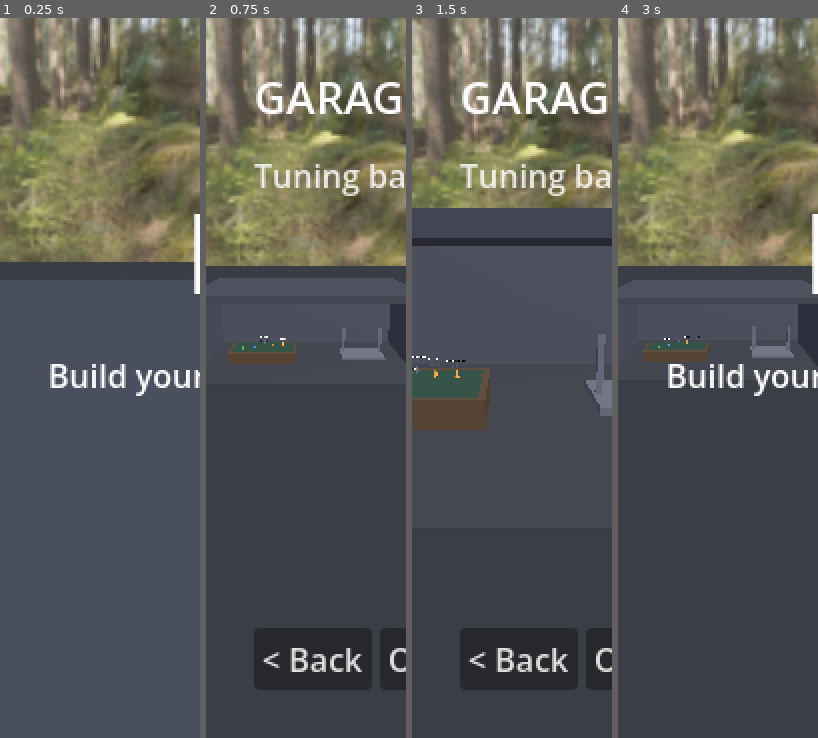
Above: before the commit, frames 1-4 (left to right).
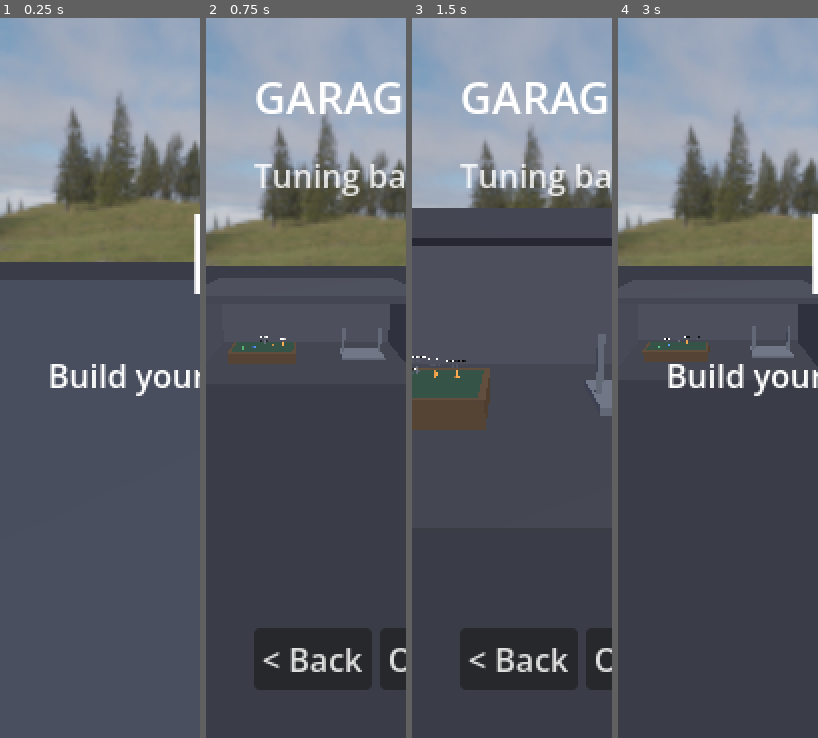
Above: after the commit, the same moments.

Repository: felixxwu/TAPPA
Game: Godot game, scene res://hq.tscn
Same seed, same stepped clock (60 frames per second), same inputs: the game is played once before the commit and once after it.
Inputs (mouse positions are in pixels of both pictures, inside the frame that each line leads up to):
- Up to frame 1 (0.25 s): no input
- Up to frame 2 (0.75 s): tap Enter (menu_select) at 0.5 s; move the mouse to (350, 342) at 0.52 s; hold Right (menu_right) from 0.53 s (still down); tap C (cycle_camera) at 0.6 s; click (350, 342) at 0.67 s
- Up to frame 3 (1.5 s): release Right (menu_right) at 1.25 s; drag from (472, 414) to (502, 522) at 1.27 s
- Up to frame 4 (3 s): tap R (reset_car) at 2 s; move the mouse to (738, 219) at 2.02 s; hold Right (menu_right) 2.03-2.75 s; tap T (toggle_gearbox) at 2.1 s; click "< Back" at 2.75 s

The runs differ from the first frame. In frame 1, 28% of the frame differs, in the area x 0-100%, y 0-34%; in frame 2, 28%; in frame 3, 24%; in frame 4, 29%, in the area x 0-100%, y 0-35%.

Commit message:
Swap skybox to an open alpine sky
Replace the dense forest-interior panorama with an open alpine sky (CC0 Poly
Haven immenstadter_horn via the drei-assets GitHub mirror; tonemapped to LDR
textures/sky_alpine.png) — a cloudy sky dome with a pine treeline + distant
peaks that sits more naturally above the 3D terrain. Fog colour re-matched to
its horizon (0.311, 0.315, 0.268). Removes sky_forest.png; updates main.tscn,
hq.gd, GameConfig, docs and the spec.

Co-Authored-By: Claude Opus 4.8 <noreply@anthropic.com>
Claude-Session: https://claude.ai/code/session_01PLQykZE5pjt1kQpU7aTPWz

Diff:
--- a/rally/config/game_config.tres
+++ b/rally/config/game_config.tres
@@ -34,7 +34,7 @@
 smoothing = 3.0
 fog_density = 0.005
 fog_sky_affect = 0.15
-background_color = Color(0.36, 0.35, 0.272, 1)
+background_color = Color(0.311, 0.315, 0.268, 1)
 car_light_amount = 1.0
 terrain_light_amount = 1.0
 terrain_tile_per_meter = 0.5
--- a/rally/main.tscn
+++ b/rally/main.tscn
@@ -12,7 +12,7 @@
 [ext_resource type="Script" uid="uid://da6jmm86ad2c" path="res://scripts/mobile_controls.gd" id="9_mobile"]
 [ext_resource type="Script" uid="uid://c1ihaadjtfrte" path="res://scripts/camera_manager.gd" id="10_cammgr"]
 [ext_resource type="Texture2D" uid="uid://qxvxctxwm27g" path="res://textures/gravel.jpg" id="11_gravel"]
-[ext_resource type="Texture2D" uid="uid://bjsbniu8vs2gf" path="res://textures/sky_forest.png" id="12_sky"]
+[ext_resource type="Texture2D" uid="uid://djc8oestbfpa7" path="res://textures/sky_alpine.png" id="12_sky"]
 
 [sub_resource type="PanoramaSkyMaterial" id="sky_mat"]
 panorama = ExtResource("12_sky")
@@ -24,7 +24,7 @@
 background_mode = 2
 sky = SubResource("sky")
 fog_enabled = true
-fog_light_color = Color(0.36, 0.35, 0.272, 1)
+fog_light_color = Color(0.311, 0.315, 0.268, 1)
 fog_density = 0.005
 fog_sky_affect = 0.15
 
--- a/rally/scripts/game_config.gd
+++ b/rally/scripts/game_config.gd
@@ -355,8 +355,8 @@
 ## reads clearly above the haze.
 @export_range(0.0, 1.0) var fog_sky_affect := 0.15
 ## Fog / backdrop colour. Matched to the skybox's HORIZON (sampled from
-## textures/sky_forest.png) so the distant terrain dissolves into the treeline seam.
-@export var background_color := Color(0.360, 0.350, 0.272)
+## textures/sky_alpine.png) so the distant terrain dissolves into the treeline seam.
+@export var background_color := Color(0.311, 0.315, 0.268)
 ## Coarse far-terrain backdrop (DistantTerrain) that gives the sky a horizon past
 ## the detailed chunk ring. Disable to fall back to fog-only edge hiding.
 @export var distant_terrain_enabled := true
--- a/rally/scripts/hq.gd
+++ b/rally/scripts/hq.gd
@@ -116,7 +116,7 @@
 	# Same skybox as the run scene (main.tscn) so HQ shares the look. The garage
 	# stays lit (directional + ambient below); the sky is just the backdrop.
 	var sky_mat := PanoramaSkyMaterial.new()
-	sky_mat.panorama = load("res://textures/sky_forest.png")
+	sky_mat.panorama = load("res://textures/sky_alpine.png")
 	var sky := Sky.new()
 	sky.sky_material = sky_mat
 	e.background_mode = Environment.BG_SKY
Binary file added: rally/textures/sky_alpine.png
Not shown, changed: rally/textures/sky_alpine.png.import
Binary file removed: rally/textures/sky_forest.png
Not shown, changed: rally/features/rendering.md
Not shown, changed: rally/todo/distant-terrain-and-sky.md
